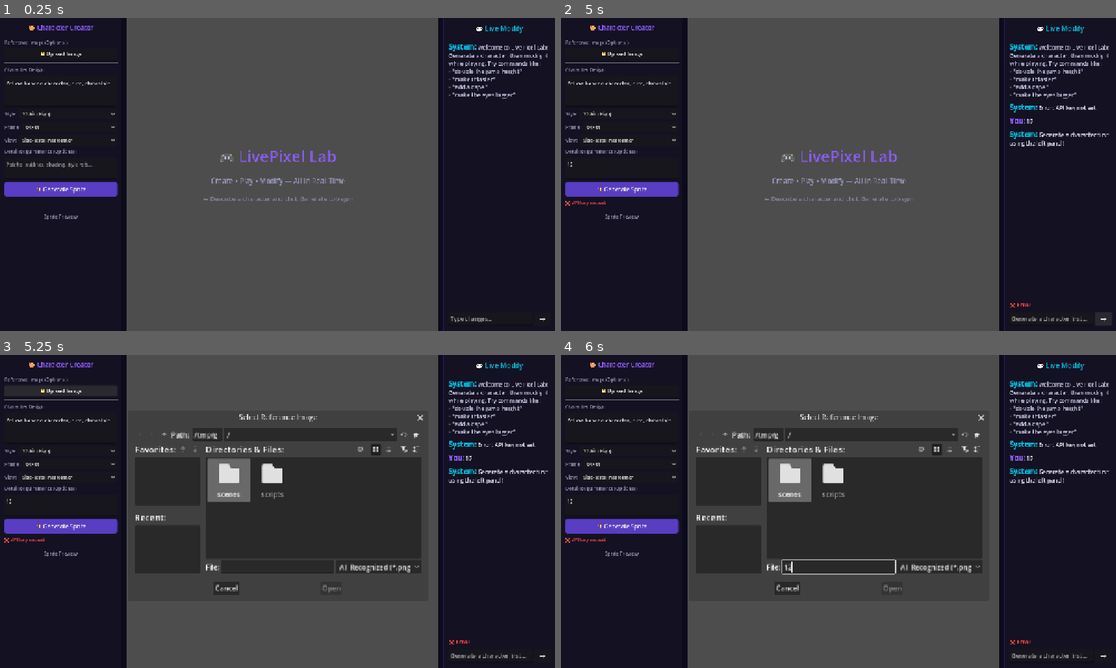
Above: before the commit, frames 1-4 (two rows, left to right).
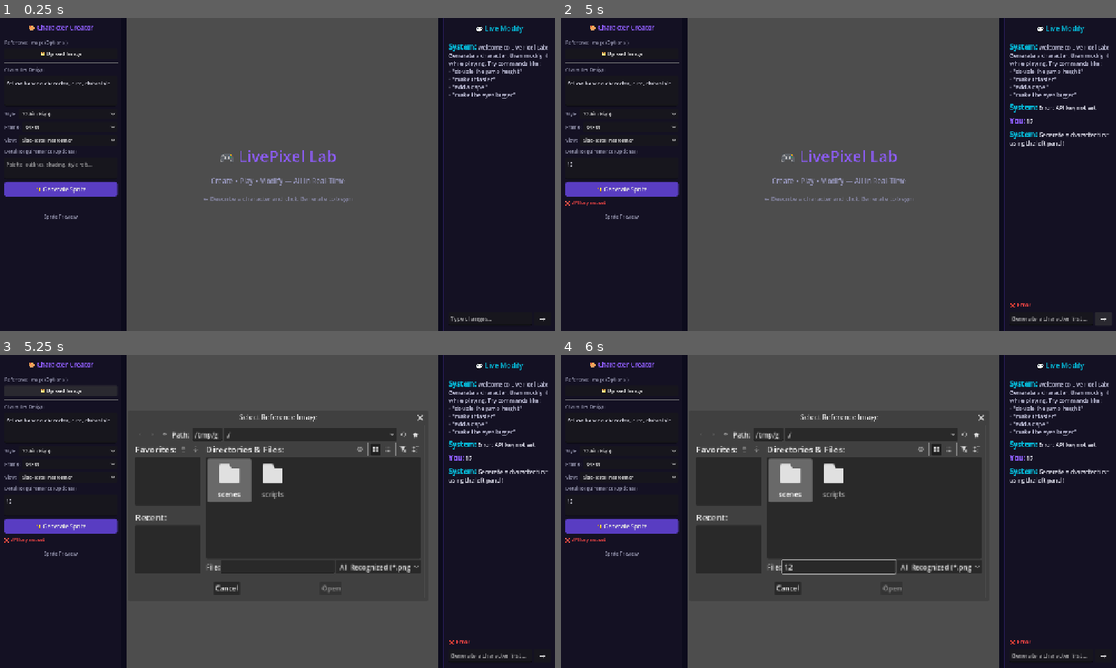
Above: after the commit, the same moments.

Repository: pakyeon/live-pixel-lab
Game: Godot game, scene res://scenes/ui/main_ui.tscn
The game is run twice, just before and just after one commit, with the same random seed, the same clock (stepped at 60 frames per second) and the same inputs.
Inputs (mouse positions are in pixels of both pictures, inside the frame that each line leads up to):
- Up to frame 1 (0.25 s): no input
- Up to frame 2 (5 s): click (622, 168) at 0.52 s; type "12" at 0.6 s; click (1049, 318) at 0.75 s; type "12" at 0.83 s; click "32-bit (High)" at 1.25 s; click "64x64" at 2 s; click "Side-scroll Platformer" at 2.75 s; click "✨ Generate Sprite" at 3.5 s; click "→" at 4.25 s
- Up to frame 3 (5.25 s): click "📁 Upload Image" at 5 s
- Up to frame 4 (6 s): click (838, 567) at 5.77 s; type "12" at 5.85 s

Frames 1-2 are identical in both runs. In frame 3, 0.5% of the frame differs, in the area x 24-76%, y 18-76%; in frame 4, 0.5%.

Commit message:
feat: Vision-based frame detection + background removal
Stage A: Corner-pixel chroma key background removal
- Detects background color by averaging 4 corner pixels
- Removes pixels within color threshold (0.15) as transparent

Stage B: Flash Vision frame boundary detection
- Sends generated sprite sheet to gemini-3.1-flash-preview with image
- Requests exact pixel boundaries (x, y, w, h) per frame as JSON
- Falls back to math-based grid slicing on failure

player.gd: Use Vision frame_rects for precise slicing
- Prefers Vision-detected boundaries over uniform grid
- Eliminates frame bleed-through from imperfect AI-generated grids

Diff:
--- a/livepixel/scripts/autoload/gemini_api.gd
+++ b/livepixel/scripts/autoload/gemini_api.gd
@@ -24,6 +24,7 @@
 var _http_parse: HTTPRequest
 var _http_expand: HTTPRequest
 var _http_refine: HTTPRequest
+var _http_analyze: HTTPRequest
 var is_generating: bool = false
 
 ## Stores the latest sprite spec for metadata derivation
@@ -98,6 +99,16 @@
 	_http_refine.timeout = 20.0
 	add_child(_http_refine)
 	_http_refine.request_completed.connect(_on_refine_request_completed)
+
+	_http_analyze = HTTPRequest.new()
+	_http_analyze.name = "HTTPAnalyze"
+	_http_analyze.timeout = 30.0
+	add_child(_http_analyze)
+	_http_analyze.request_completed.connect(_on_analyze_request_completed)
+
+## Pending state for Vision analysis pipeline
+var _pending_analysis_image: Image = null
+var _pending_analysis_metadata: Dictionary = {}
 
 
 ## Generate a new sprite from a structured spec dictionary.
@@ -727,14 +738,156 @@
 	var image := _extract_image_from_response(body)
 	if image:
 		print("[GeminiAPI] ✅ Image extracted: %dx%d" % [image.get_width(), image.get_height()])
-		# Build metadata from the actual image + spec
-		var metadata := _parse_layout_metadata(_current_sprite_spec, image)
-		print("[GeminiAPI] Metadata: %s" % str(metadata))
-		sprite_generated.emit(image, metadata)
+
+		# Stage A: Remove background
+		image = _remove_background(image)
+		print("[GeminiAPI] ✅ Background removal done")
+
+		# Stage B: Build base math-based metadata (used as fallback)
+		var base_metadata := _parse_layout_metadata(_current_sprite_spec, image)
+
+		# Stage C: Flash Vision for precise frame boundary detection
+		_pending_analysis_image = image
+		_pending_analysis_metadata = base_metadata
+		_analyze_frame_bounds(image, base_metadata)
 	else:
 		print("[GeminiAPI] ❌ Failed to extract image. Response body preview:")
 		print(body.get_string_from_utf8().substr(0, 1000))
 		api_error.emit("Failed to extract image from response")
+
+
+## Stage A: Remove image background using corner-pixel chroma key.
+func _remove_background(img: Image) -> Image:
+	img.convert(Image.FORMAT_RGBA8)
+	var bg := _detect_bg_color(img)
+	print("[GeminiAPI] BG color detected: R=%.2f G=%.2f B=%.2f" % [bg.r, bg.g, bg.b])
+	var w := img.get_width()
+	var h := img.get_height()
+	for y in range(h):
+		for x in range(w):
+			var px := img.get_pixel(x, y)
+			if _color_similar(px, bg, 0.15):
+				img.set_pixel(x, y, Color(0, 0, 0, 0))
+	return img
+
+
+## Detect background color from the 4 corner pixels (averaged).
+func _detect_bg_color(img: Image) -> Color:
+	var w := img.get_width()
+	var h := img.get_height()
+	var avg := Color(0, 0, 0, 1)
+	var corners := [
+		img.get_pixel(0, 0),
+		img.get_pixel(w - 1, 0),
+		img.get_pixel(0, h - 1),
+		img.get_pixel(w - 1, h - 1),
+	]
+	for c in corners:
+		avg.r += c.r
+		avg.g += c.g
+		avg.b += c.b
+	avg.r /= 4.0
+	avg.g /= 4.0
+	avg.b /= 4.0
+	return avg
+
+
+## Returns true if colors are within threshold on all channels.
+func _color_similar(a: Color, b: Color, threshold: float) -> bool:
+	return abs(a.r - b.r) < threshold and abs(a.g - b.g) < threshold and abs(a.b - b.b) < threshold
+
+
+## Stage C: Send sprite sheet to Flash Vision to detect exact frame boundaries.
+func _analyze_frame_bounds(img: Image, fallback_metadata: Dictionary) -> void:
+	var png_bytes := img.save_png_to_buffer()
+	var base64_img := Marshalls.raw_to_base64(png_bytes)
+
+	var persp: String = _current_sprite_spec.get("perspective", "").to_lower()
+	var is_topdown: bool = "top-down" in persp
+
+	var grid_desc: String
+	if is_topdown:
+		grid_desc = "4 rows x 4 columns (row0=DOWN, row1=LEFT, row2=RIGHT, row3=UP)"
+	else:
+		grid_desc = "1 row x 7 columns (col0=idle, col1-4=walk, col5-6=jump)"
+
+	var fw: int = fallback_metadata.get("frame_width", 64)
+	var fh: int = fallback_metadata.get("frame_height", 64)
+
+	var prompt: String = ("You are analyzing a pixel art sprite sheet image.\n"
+		+ "Expected layout: " + grid_desc + "\n"
+		+ "The image is " + str(img.get_width()) + "x" + str(img.get_height()) + " pixels.\n"
+		+ "Estimated frame size: " + str(fw) + "x" + str(fh) + " pixels.\n\n"
+		+ "Carefully identify the exact pixel boundary (x, y, w, h) of each animation frame.\n"
+		+ "Each frame should contain exactly ONE character pose with transparent borders.\n"
+		+ "Return ONLY valid JSON, no markdown, no explanation:\n"
+		+ "{\"frames\":[{\"index\":0,\"x\":0,\"y\":0,\"w\":" + str(fw) + ",\"h\":" + str(fh) + "}],"
+		+ "\"grid_cols\":4,\"grid_rows\":4}")
+
+	var url := GEMINI_BASE_URL + MODEL_FLASH + ":generateContent?key=" + api_key
+	var request_body := {
+		"contents": [{
+			"parts": [
+				{"text": prompt},
+				{"inlineData": {"mimeType": "image/png", "data": base64_img}}
+			]
+		}],
+		"generationConfig": {"temperature": 0.1, "maxOutputTokens": 2048}
+	}
+
+	print("[GeminiAPI] Stage C: Flash Vision frame analysis...")
+	var err := _http_analyze.request(url, ["Content-Type: application/json"], HTTPClient.METHOD_POST, JSON.stringify(request_body))
+	if err != OK:
+		print("[GeminiAPI] ⚠️ Vision analysis HTTP error, using fallback")
+		sprite_generated.emit(_pending_analysis_image, fallback_metadata)
+
+
+## Callback: Flash Vision returned frame boundary JSON.
+func _on_analyze_request_completed(result: int, response_code: int, _headers: PackedStringArray, body: PackedByteArray) -> void:
+	var fb_meta := _pending_analysis_metadata
+	var image := _pending_analysis_image
+
+	if result != HTTPRequest.RESULT_SUCCESS or response_code != 200:
+		print("[GeminiAPI] ⚠️ Vision analysis failed (%d / HTTP %d), using math fallback" % [result, response_code])
+		sprite_generated.emit(image, fb_meta)
+		return
+
+	# Extract JSON from response
+	var raw_text := _extract_text_from_response(body)
+	raw_text = raw_text.replace("```json", "").replace("```", "").strip_edges()
+
+	var jobj := JSON.new()
+	if jobj.parse(raw_text) != OK:
+		print("[GeminiAPI] ⚠️ Vision JSON parse failed, using fallback. Raw: " + raw_text.substr(0, 200))
+		sprite_generated.emit(image, fb_meta)
+		return
+
+	var analysis: Dictionary = jobj.data
+	var frames_data: Array = analysis.get("frames", [])
+
+	if frames_data.is_empty():
+		print("[GeminiAPI] ⚠️ Vision returned empty frames, using fallback")
+		sprite_generated.emit(image, fb_meta)
+		return
+
+	# Build frame_rects from Vision output
+	var frame_rects: Array = []
+	for fd in frames_data:
+		frame_rects.append({
+			"x": int(fd.get("x", 0)),
+			"y": int(fd.get("y", 0)),
+			"w": int(fd.get("w", fb_meta.get("frame_width", 64))),
+			"h": int(fd.get("h", fb_meta.get("frame_height", 64)))
+		})
+
+	var enhanced_meta := fb_meta.duplicate()
+	enhanced_meta["frame_rects"] = frame_rects
+	if not frame_rects.is_empty():
+		enhanced_meta["frame_width"] = frame_rects[0]["w"]
+		enhanced_meta["frame_height"] = frame_rects[0]["h"]
+
+	print("[GeminiAPI] ✅ Vision: %d frames detected" % frame_rects.size())
+	sprite_generated.emit(image, enhanced_meta)
 
 
 func _on_modify_request_completed(result: int, response_code: int, _headers: PackedStringArray, body: PackedByteArray) -> void:
--- a/livepixel/scripts/game/player.gd
+++ b/livepixel/scripts/game/player.gd
@@ -185,23 +185,36 @@
 	var frames: Array[Image] = []
 	var sheet_width := image.get_width()
 	var sheet_height := image.get_height()
-	var cols := sheet_width / frame_w
-	var rows := sheet_height / frame_h
-	var total_frames := cols * rows
-
-	for i in range(total_frames):
-		var col := i % cols
-		var row := i / cols
-		var frame_rect := Rect2i(col * frame_w, row * frame_h, frame_w, frame_h)
-
-		# Clamp to image bounds
-		if frame_rect.position.x + frame_rect.size.x > sheet_width:
-			continue
-		if frame_rect.position.y + frame_rect.size.y > sheet_height:
-			continue
-
-		var frame_image := image.get_region(frame_rect)
-		frames.append(frame_image)
+
+	# Prefer Vision-detected frame_rects over math-based uniform grid
+	var frame_rects_raw: Array = metadata.get("frame_rects", [])
+
+	if not frame_rects_raw.is_empty():
+		# Use exact Vision-detected boundaries
+		print("[Player] Using Vision-detected frame boundaries (%d frames)" % frame_rects_raw.size())
+		for fd in frame_rects_raw:
+			var fx: int = fd.get("x", 0)
+			var fy: int = fd.get("y", 0)
+			var fw2: int = fd.get("w", frame_w)
+			var fh2: int = fd.get("h", frame_h)
+			var rect := Rect2i(fx, fy, fw2, fh2)
+			if fx + fw2 <= sheet_width and fy + fh2 <= sheet_height:
+				frames.append(image.get_region(rect))
+	else:
+		# Fallback: uniform math-based grid
+		print("[Player] Using math-based grid slicing")
+		var cols := sheet_width / frame_w
+		var rows := sheet_height / frame_h
+		var total_frames := cols * rows
+		for i in range(total_frames):
+			var col := i % cols
+			var row := i / cols
+			var frame_rect := Rect2i(col * frame_w, row * frame_h, frame_w, frame_h)
+			if frame_rect.position.x + frame_rect.size.x > sheet_width:
+				continue
+			if frame_rect.position.y + frame_rect.size.y > sheet_height:
+				continue
+			frames.append(image.get_region(frame_rect))
 
 	if frames.is_empty():
 		push_error("No frames extracted from sprite sheet")
